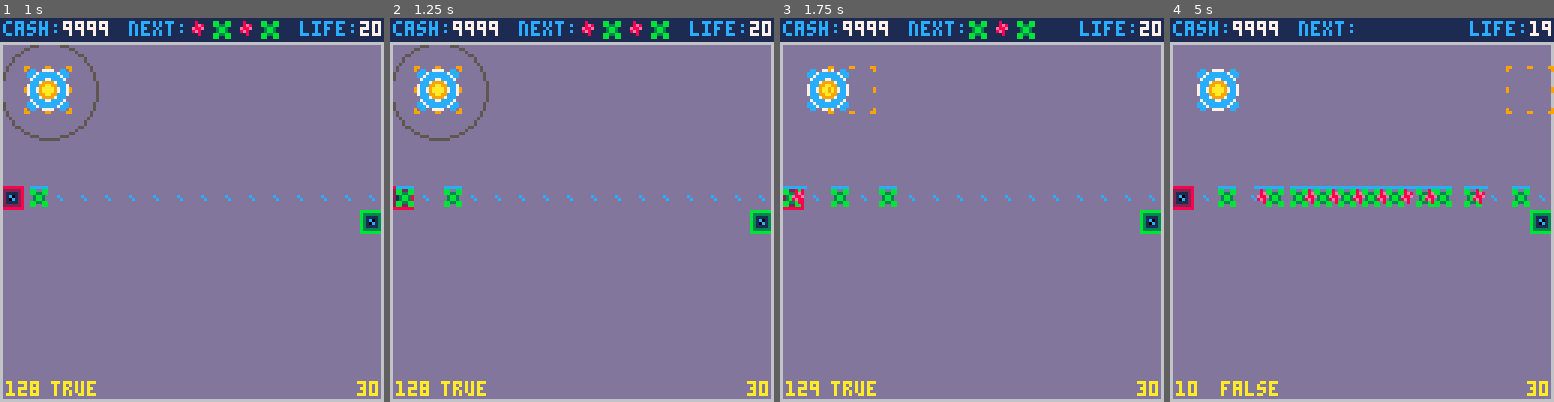
Above: before the commit, frames 1-4 (left to right).
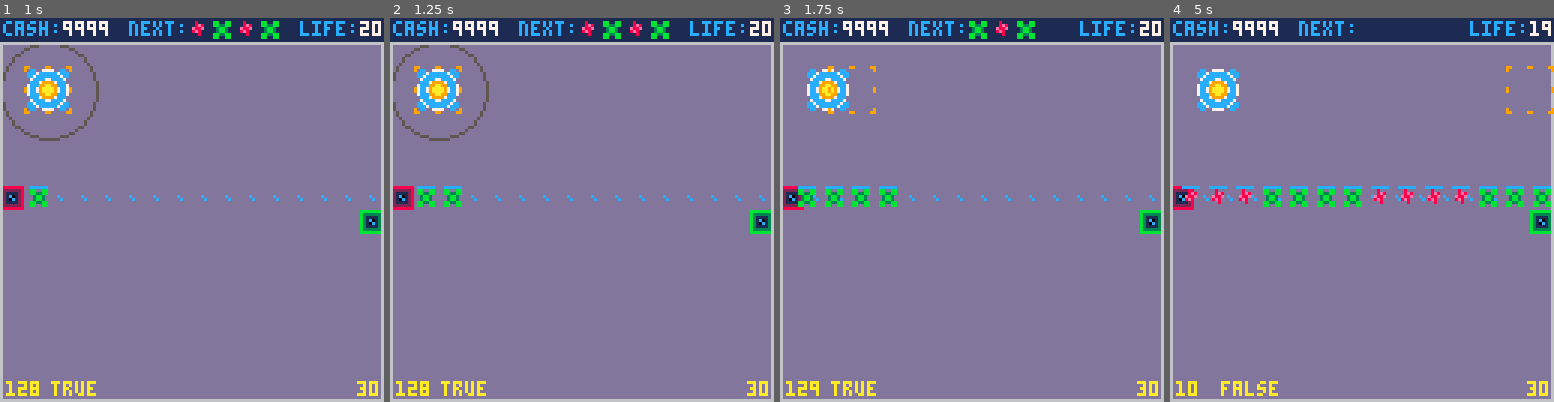
Above: after the commit, the same moments.

Repository: langchr86/pico-bubble-towers
Game: PICO-8 cartridge pico-proto.p8
The game is run twice, just before and just after one commit, with the same random seed, the same clock (stepped at 60 frames per second) and the same inputs.
Inputs:
- Up to frame 1 (1 s): tap X (X key) at 0.33 s; tap O (Z key) at 0.7 s
- Up to frame 2 (1.25 s): tap X (X key) at 1.07 s
- Up to frame 3 (1.75 s): hold Right from 1.6 s (still down); tap O (Z key) at 1.7 s
- Up to frame 4 (5 s): tap X (X key) at 1.85, 2.97, 4.08 s; release Right at 2.1 s; tap O (Z key) every 0.4 s from 2.1 to 4.9 s; hold Up 2.15-2.42 s; hold Right 2.47-3.03 s; hold Left 3.08-3.58 s; hold Down 3.63-3.97 s; hold Right 4.02-4.68 s; hold Up from 4.73 s (still down)

Frame 1 is identical in both runs. In frame 2, 0.4% of the frame differs, in the area x 1-12%, y 43-50%; in frame 3, 0.9%; in frame 4, 3.0%, in the area x 3-100%, y 43-50%.

Commit message:
enemy spawn out of the start point and not from the side

Diff:
--- a/session.lua
+++ b/session.lua
@@ -7,6 +7,7 @@
   enemy_path={},
   tower_list={},
   enemy_list={},
+  baby_list={},
   wave_list={},
   cash=9999,
   player_life=0,
@@ -78,15 +79,30 @@
   if (#self.wave_list == 0) return
 
   local next_wave = deli(wave_list, 1)
-
   local start_point = ConvertTileToPixel(self.start)
-  local diff_point = Point:New(16, 0)
 
   for i=1,next_wave.enemy_count do
-    enemy = Enemy:New(start_point, self.enemy_path, next_wave.enemy_type)
-    add(self.enemy_list, enemy)
-
-    start_point = start_point - diff_point
+    local enemy = Enemy:New(start_point, self.enemy_path, next_wave.enemy_type)
+    add(self.baby_list, enemy)
+  end
+end
+
+function Session:TrySpawnEnemy()
+  if (#self.baby_list == 0) return
+
+  local function SpawnEnemy()
+    local new_enemy = deli(self.baby_list, 1)
+    add(self.enemy_list, new_enemy)
+  end
+
+  if #self.enemy_list == 0 then
+    SpawnEnemy()
+  end
+
+  local last_enemy = self.enemy_list[#self.enemy_list]
+  local new_enemy = self.baby_list[1]
+  if not last_enemy.pos:IsNear(new_enemy.pos, 8) then
+    SpawnEnemy()
   end
 end
 
@@ -151,6 +167,8 @@
 end
 
 function Session:Update()
+  self:TrySpawnEnemy()
+
   for enemy in all(self.enemy_list) do
     enemy:Update()
     if enemy:IsDead() then
